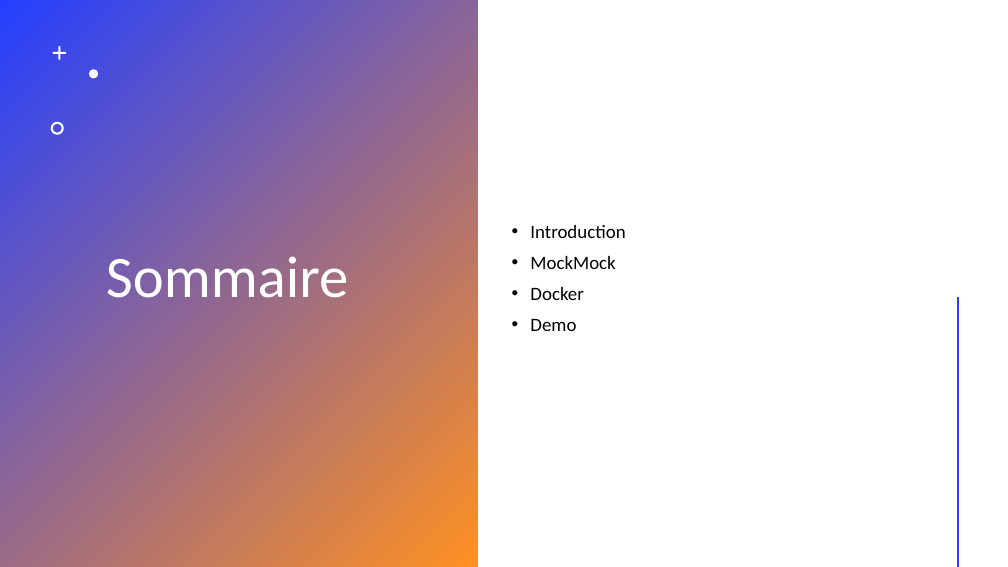
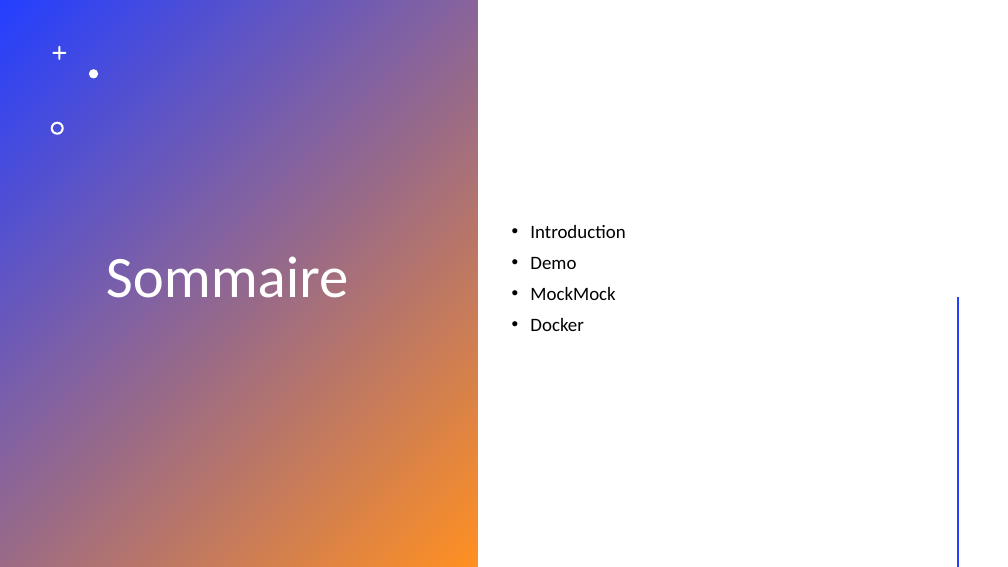
Before and after one commit to p-gillet/DAI-2022-SMTP-Classe-B, a slide deck: slide 2 of presentation.pptx. Drawn at 1008x567 pixels with LibreOffice and Linux fonts; fonts in the diff are those of the drawing. Boxes give left, top, right and bottom in pixels: in the first picture for what was removed or moved away, otherwise in the second. Text is boxed around its words. In the diff, an @@ line names an element or a change of style, - is before the commit and + after.

Commit message:
Ppt update

```diff
--- a/presentation.pptx
+++ b/presentation.pptx
@@ text at box(530, 257, 576, 269): paragraph added @@
+• Demo
@@ text at box(530, 319, 576, 331): paragraph removed @@
-• Demo
```
